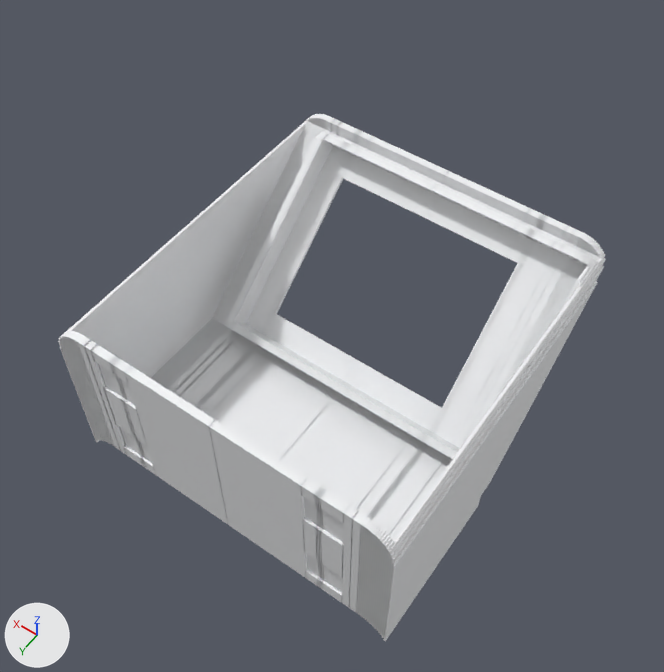
A saved change to the glTF model exports/preview-display-pod-24.glb.
Before and after are seen from a 50 mm camera at (-78.0, 66.7, 245.4) aimed at (0.0, -42.4, 73.9). Lighting does not change. The marker at lower left points along +X, +Y and +Z. The picture after the commit comes second. Vertices at exactly the same position are counted once.

Names of what the first picture shows: 'display-pod-24'.
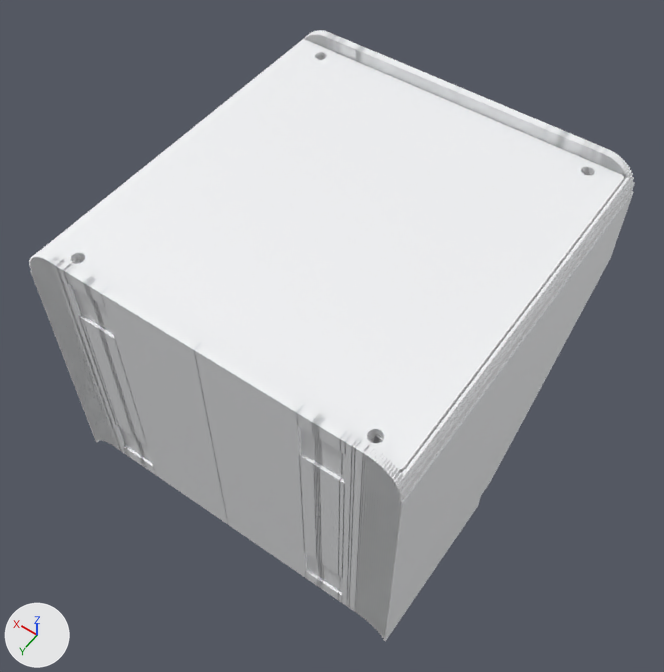
What changed in the scene script:
```text
Add mat_display_cover_24_mat:
    mat_display_cover_24_mat = principled_material('display-cover-24-mat')
    mat_display_cover_24_mat.base_color = (0.905, 0.913, 0.93)  # white #f4f5f7
    mat_display_cover_24_mat.metallic = 0.05
    mat_display_cover_24_mat.roughness = 0.55
Change me_display_pod_24:
    used by ob_display_pod_24; location = (0.0, 0.0, 0.0)
    remove me_display_pod_24.from_pydata(...)  # 2548 vertices, 4939 faces; spans x -45.0..45.0, y -93.0..0.0, z 39.0..88.6
    add me_display_pod_24.from_pydata(...)  # 3476 vertices, 6709 faces; spans x -45.0..45.0, y -93.0..0.0, z 39.0..114.0
    me_display_pod_24 part 1: a new loose piece of 42 vertices spanning x 35.9..36.7, y -51.4..0.0, z 45.2..114.0, in mat_display_pod_24_mat (white #f4f5f7)
    me_display_pod_24 part 2: 85 vertices moved from x -42.1..37.1, y -91.0..-84.4, z 86.6..88.6 to x -42.1..36.5, y -93.0..-84.2, z 84.6..90.1; 770 vertices removed from x -45.0..45.0, y -93.0..0.0, z 74.6..88.6; 1566 vertices added at x -45.0..45.0, y -93.0..0.0, z 39.0..114.0
    other edits to the shape of me_display_pod_24 do not show in these pictures
Add me_display_cover_24:
    me_display_cover_24.from_pydata(...)  # 600 vertices, 1212 faces; spans x -42.8..42.8, y -90.7..-2.2, z 109.0..111.0
    me_display_cover_24.materials.append(mat_display_cover_24_mat)  # white #f4f5f7
Add ob_display_cover_24:
    ob_display_cover_24 = bpy.data.objects.new('display-cover-24', me_display_cover_24)
    ob_display_cover_24.location = (0.0, 0.0, 0.0)
```

Changed parts and their boxes (x1, y1, x2, y2) in the pictures (664 x 672 px; the box of a moved part takes in the faces that stretch with it):
'display-pod-24', reshaped (11% wider, 16% taller)
    before: (58, 114, 606, 641)
    after: (29, 30, 635, 641)
'display-cover-24', added
    after: (43, 40, 624, 473)
part 1 of me_display_pod_24, added (mostly hidden)
    after: (50, 256, 117, 448)
part 2 of me_display_pod_24, moved or reshaped
    before: (58, 114, 606, 612)
    after: (29, 30, 635, 612)
